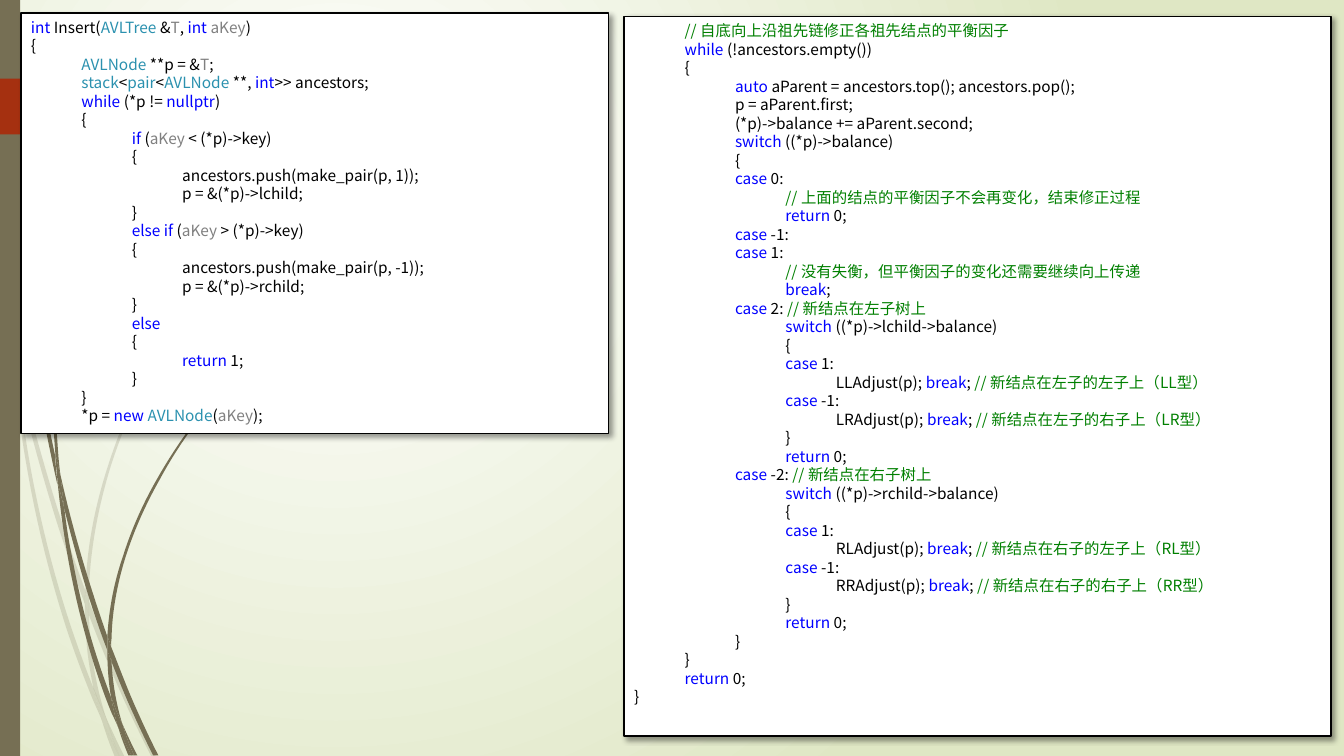
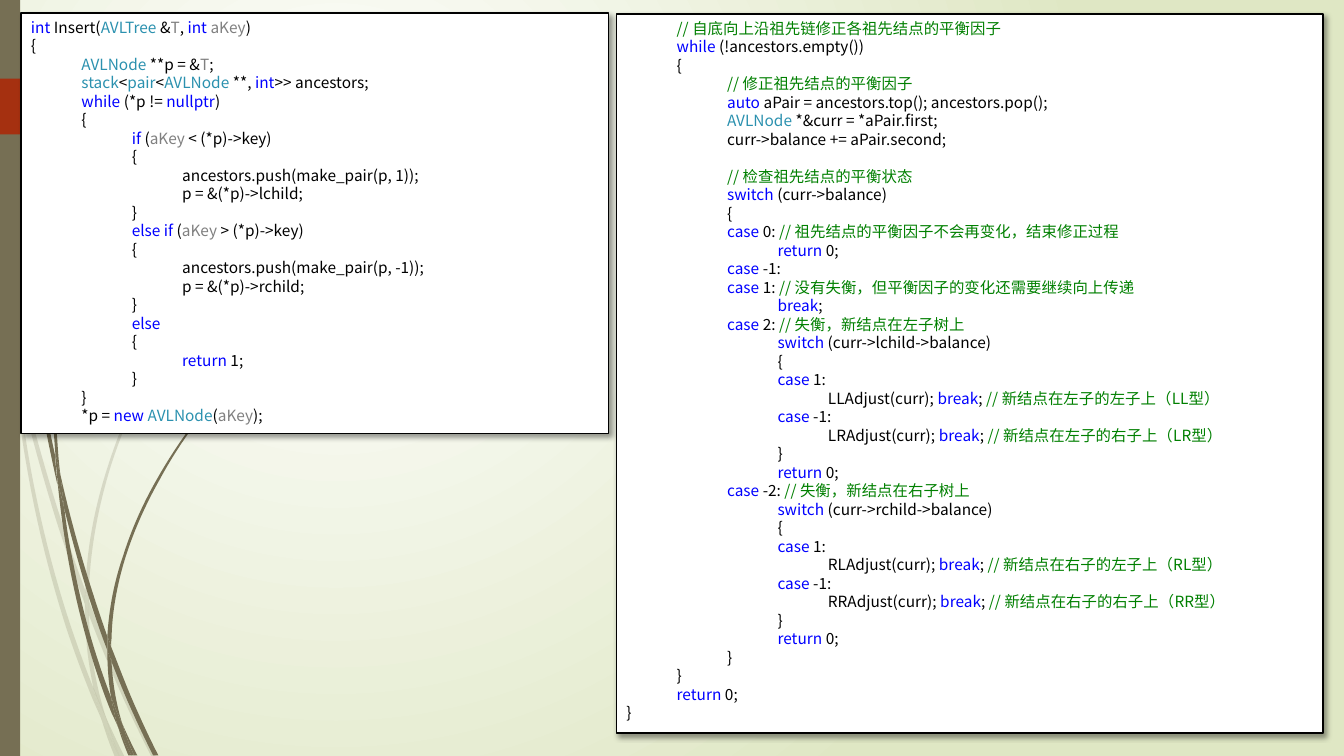
Before and after one commit to TeacherPeng/Datastruct, a slide deck: slide 40 of 教案/第08章 集合与查找.pptx. Drawn at 1344x756 pixels with LibreOffice and Linux fonts; fonts in the diff are those of the drawing. Boxes give left, top, right and bottom in pixels: in the first picture for what was removed or moved away, otherwise in the second. Text is boxed around its words. In the diff, an @@ line names an element or a change of style, - is before the commit and + after.

Commit message:
更新了平衡二叉树的示例代码和教案。

```diff
--- a/教案/第08章 集合与查找.pptx
+++ b/教案/第08章 集合与查找.pptx
@@ rectangle "// 自底向上沿祖先链修正各祖先结点的平衡因子": place and size @@
-rectangle "// 自底向上沿祖先链修正各祖先结点的平衡因子" at (624,16,1331,736)
+rectangle "// 自底向上沿祖先链修正各祖先结点的平衡因子" at (617,14,1324,734)
@@ text in rectangle at (727,76,1048,203): text changed @@
-    auto aParent = ancestors.top(); ancestors.pop();
-    p = aParent.first;
-    (*p)->balance += aParent.second;
-    switch ((*p)->balance)
+  // 修正祖先结点的平衡因子
+    auto aPair = ancestors.top(); ancestors.pop();
+    AVLNode *&curr = *aPair.first;
+    curr->balance += aPair.second;
+    // 检查祖先结点的平衡状态
+    switch (curr->balance)
@@ text in rectangle at (727,224,1119,239): text changed @@
-    case 0:
-      // 上面的结点的平衡因子不会再变化，结束修正过程
+    case 0: // 祖先结点的平衡因子不会再变化，结束修正过程
@@ text in rectangle at (727,280,1134,295): text changed @@
-    case 1:
-      // 没有失衡，但平衡因子的变化还需要继续向上传递
+    case 1: // 没有失衡，但平衡因子的变化还需要继续向上传递
@@ text in rectangle at (727,317,991,351): text changed @@
-    case 2: // 新结点在左子树上
-      switch ((*p)->lchild->balance)
+    case 2: // 失衡，新结点在左子树上
+      switch (curr->lchild->balance)
@@ text in rectangle at (828,391,1220,408): text changed @@
-        LLAdjust(p); break; // 新结点在左子的左子上（LL型）
+        LLAdjust(curr); break; // 新结点在左子的左子上（LL型）
@@ text in rectangle at (828,428,1222,445): text changed @@
-        LRAdjust(p); break; // 新结点在左子的右子上（LR型）
+        LRAdjust(curr); break; // 新结点在左子的右子上（LR型）
@@ text in rectangle at (727,483,993,518): text changed @@
-    case -2: // 新结点在右子树上
-      switch ((*p)->rchild->balance)
+    case -2: // 失衡，新结点在右子树上
+      switch (curr->rchild->balance)
@@ text in rectangle at (828,557,1222,574): text changed @@
-        RLAdjust(p); break; // 新结点在右子的左子上（RL型）
+        RLAdjust(curr); break; // 新结点在右子的左子上（RL型）
@@ text in rectangle at (828,594,1225,611): text changed @@
-        RRAdjust(p); break; // 新结点在右子的右子上（RR型）
+        RRAdjust(curr); break; // 新结点在右子的右子上（RR型）
```
Also in this commit, not shown: 8 other slides changed, 1 other file.
